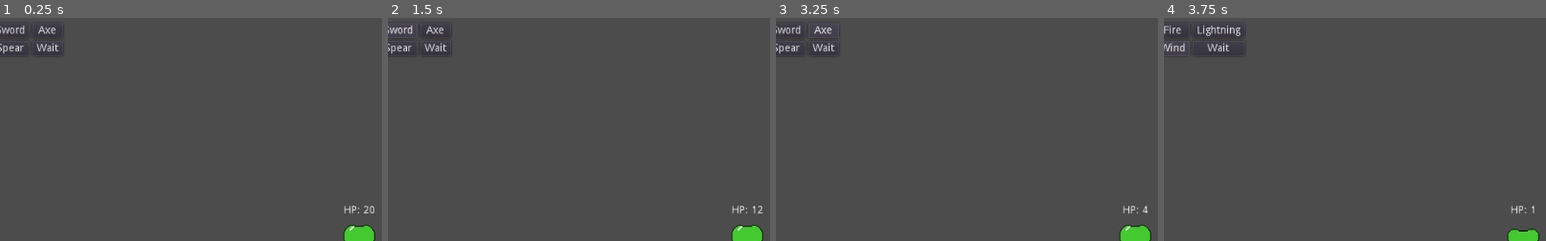
Above: before the commit, frames 1-4 (left to right).
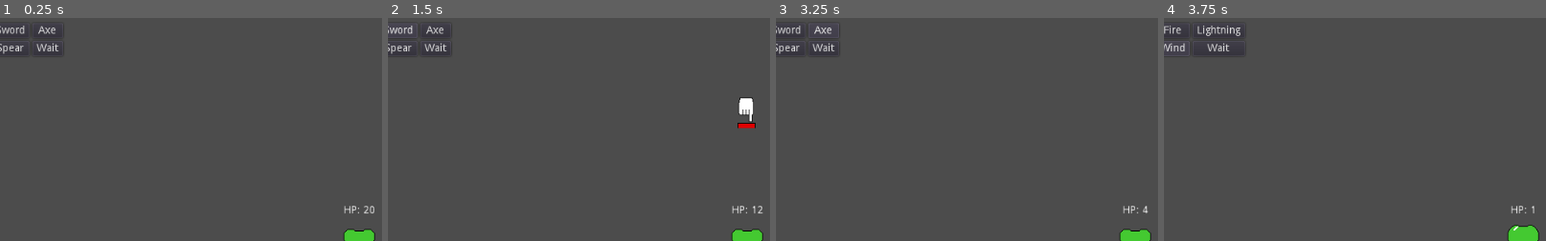
Above: after the commit, the same moments.

Repository: Mariolink528/Spellblade-Arena
Game: Godot game, scene res://Main.tscn
Same seed, same stepped clock (60 frames per second), same inputs: the game is played once before the commit and once after it. The engine's default icon, where the game draws it, is replaced by a stand-in: a white triangle on a blue panel in a dark square.
Inputs:
- Up to frame 1 (0.25 s): no input
- Up to frame 2 (1.5 s): click "Sword" at 0.5 s; click "Fire" at 1.25 s
- Up to frame 3 (3.25 s): click "Axe" at 2 s; click "Lightning" at 2.75 s
- Up to frame 4 (3.75 s): click "Spear" at 3.5 s
The pictures show only the part of the screen within x 41-91%, y 3-53%; the shares and areas given below are measured in that part.

The runs differ from the first frame. In frame 1, 0.2% of the frame differs, in the area x 90-98%, y 92-97%; in frame 2, 0.6%, in the area x 90-98%, y 35-97%; in frame 3, 0.2%; in frame 4, 0.2%.

Commit message:
displaying timer

Diff:
--- a/Battle.gd
+++ b/Battle.gd
@@ -5,14 +5,18 @@
 # var a = 2
 onready var enemy = $Enemy
 signal enemy_turn
-
+onready var window = false
 # Called when the node enters the scene tree for the first time.
 func _ready():
 	$Battle_Menu/Mage_Menu.hide()
+	$ACDisplay.hide()
 
 #Knight Menu Functions
 func _on_Sword_Button_pressed():
 	if enemy!= null:
+		$StartWindow.start(1)
+		$EndWindow.start(2)
+		$ACDisplay.show()
 		enemy.hp -= $Knight.dmg
 		if enemy.hp <= 0:
 			enemy.queue_free()
@@ -90,3 +94,22 @@
 func _on_Enemy_attack_zero():
 	$Mage.hp -= 3
 	$Battle_Menu/Knight_Menu.show()
+
+
+
+
+
+
+
+
+
+
+func _on_StartWindow_timeout():
+	window = true
+	$ACDisplay.frame = 1
+
+
+func _on_EndWindow_timeout():
+	window = false
+	$ACDisplay.frame = 0
+	$ACDisplay.hide()
--- a/Main.tscn
+++ b/Main.tscn
@@ -8,6 +8,7 @@
 [ext_resource path="res://Mage.gd" type="Script" id=6]
 [ext_resource path="res://Knight.gd" type="Script" id=7]
 [ext_resource path="res://Battle.gd" type="Script" id=8]
+[ext_resource path="res://Button Press.png" type="Texture" id=9]
 
 [sub_resource type="SpriteFrames" id=1]
 animations = [ {
@@ -44,6 +45,22 @@
 [sub_resource type="SpriteFrames" id=7]
 animations = [ {
 "frames": [ SubResource( 3 ), SubResource( 4 ), SubResource( 5 ), SubResource( 6 ) ],
+"loop": true,
+"name": "default",
+"speed": 5.0
+} ]
+
+[sub_resource type="AtlasTexture" id=8]
+atlas = ExtResource( 9 )
+region = Rect2( 0, 0, 64, 64 )
+
+[sub_resource type="AtlasTexture" id=9]
+atlas = ExtResource( 9 )
+region = Rect2( 0, 64, 64, 64 )
+
+[sub_resource type="SpriteFrames" id=10]
+animations = [ {
+"frames": [ SubResource( 8 ), SubResource( 9 ) ],
 "loop": true,
 "name": "default",
 "speed": 5.0
@@ -182,7 +199,7 @@
 
 [node name="AnimatedSprite" type="AnimatedSprite" parent="Battle/Enemy"]
 frames = SubResource( 7 )
-frame = 2
+frame = 1
 speed_scale = 1.323
 playing = true
 
@@ -197,6 +214,16 @@
 __meta__ = {
 "_edit_use_anchors_": false
 }
+
+[node name="StartWindow" type="Timer" parent="Battle"]
+
+[node name="EndWindow" type="Timer" parent="Battle"]
+wait_time = 2.0
+
+[node name="ACDisplay" type="AnimatedSprite" parent="Battle"]
+position = Vector2( 896.681, 154.795 )
+frames = SubResource( 10 )
+
 [connection signal="enemy_turn" from="Battle" to="Battle/Enemy" method="_on_Battle_enemy_turn"]
 [connection signal="pressed" from="Battle/Battle_Menu/Knight_Menu/Sword_Button" to="Battle" method="_on_Sword_Button_pressed"]
 [connection signal="pressed" from="Battle/Battle_Menu/Knight_Menu/Axe_Button" to="Battle" method="_on_Axe_Button_pressed"]
@@ -208,3 +235,5 @@
 [connection signal="pressed" from="Battle/Battle_Menu/Mage_Menu/Mage_Wait_Button" to="Battle" method="_on_Mage_Wait_Button_pressed"]
 [connection signal="attack_one" from="Battle/Enemy" to="Battle" method="_on_Enemy_attack_one"]
 [connection signal="attack_zero" from="Battle/Enemy" to="Battle" method="_on_Enemy_attack_zero"]
+[connection signal="timeout" from="Battle/StartWindow" to="Battle" method="_on_StartWindow_timeout"]
+[connection signal="timeout" from="Battle/EndWindow" to="Battle" method="_on_EndWindow_timeout"]
Binary file added: Button Press.png
Not shown, added: Button Press.png.import
Not shown: 1 places in Main.tscn that only renumber resources
